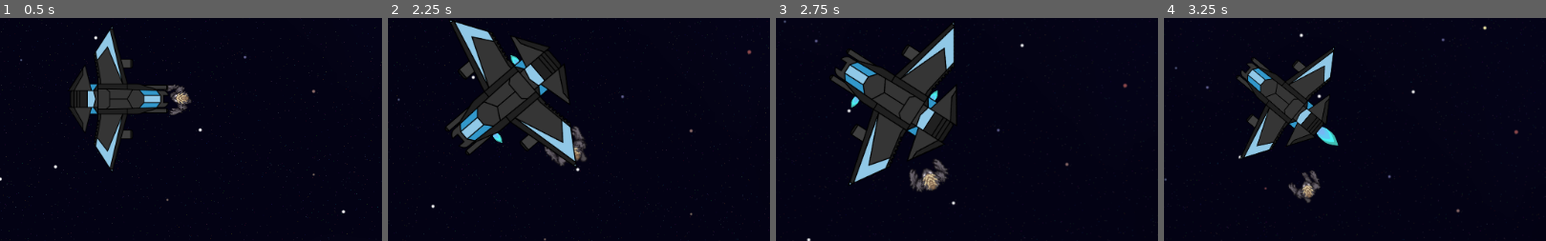
Above: before the commit, frames 1-4 (left to right).
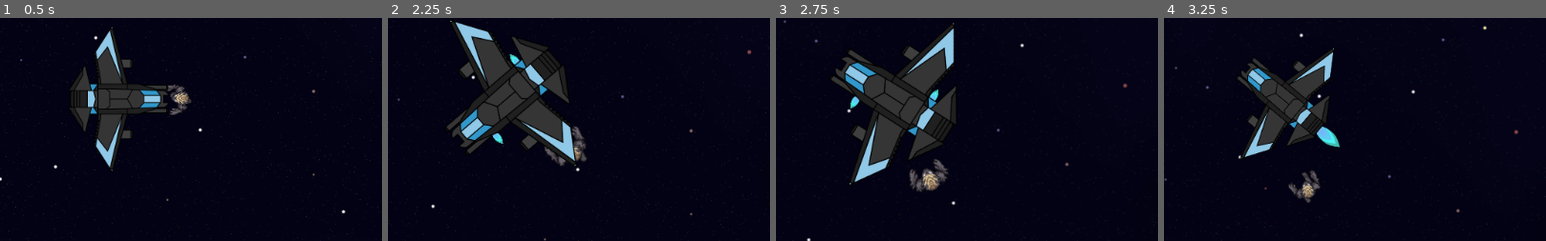
Above: after the commit, the same moments.

Repository: Bradels/minijam2022
Game: Godot game, scene res://Scenes/TestWorld.tscn
Two runs of this game, one before a commit and one after it. Both use one fixed random seed, a clock stepped at 60 frames per second and the inputs below. This scene is started directly instead of the project's main scene.
Inputs (mouse positions are % of the whole screen's width and height, from its top left):
- Up to frame 1 (0.5 s): no input
- Up to frame 2 (2.25 s): move the mouse to (72, 45) at 0.52 s; press the mouse at (72, 45) at 0.53 s; hold D (right) 0.53-1.28 s; move the mouse to (30, 55) at 1.27 s; release the mouse at (30, 55) at 1.28 s; hold S (down) 1.28-2.03 s; right-click (30, 55) at 1.35 s; move the mouse to (60, 28) at 2.02 s; hold D (right) from 2.03 s (still down); hold Mouse wheel up (zoom_in) from 2.03 s (still down)
- Up to frame 3 (2.75 s): keep holding D (right); keep holding Mouse wheel up (zoom_in)
- Up to frame 4 (3.25 s): move the mouse to (45, 70) at 2.77 s; release D (right) at 2.78 s; release Mouse wheel up (zoom_in) at 2.78 s; hold W (ship_forward) from 2.78 s (still down); tap Mouse wheel down (zoom_out) at 2.85 s
The pictures show only the part of the screen within x 34-84%, y 32-82%; the shares and areas given below are measured in that part.

Frame 1 is identical in both runs. In frame 2, less than 0.1% of the frame differs, in the area x 27-35%, y 16-57%; in frame 3, less than 0.1%; in frame 4, 0.1%, in the area x 40-46%, y 48-59%.

Commit message:
Spaceship pew

Diff:
--- a/Scenes/Entities/Spaceship.tscn
+++ b/Scenes/Entities/Spaceship.tscn
@@ -7,6 +7,7 @@
 [ext_resource path="res://Scripts/Entities/Spaceship/Weapons.gd" type="Script" id=5]
 [ext_resource path="res://Scripts/Entities/Spaceship/Camera.gd" type="Script" id=6]
 [ext_resource path="res://Scripts/Entities/Spaceship/HUD.gd" type="Script" id=7]
+[ext_resource path="res://Resources/Audio/Pew.mp3" type="AudioStream" id=8]
 
 [sub_resource type="CircleShape2D" id=12]
 radius = 60.0
@@ -81,6 +82,7 @@
 rotation = 1.5708
 scale = Vector2( 0.5, 0.5 )
 frames = SubResource( 16 )
+frame = 1
 playing = true
 
 [node name="ReverseLeft" type="AnimatedSprite" parent="Thrusters"]
@@ -88,6 +90,7 @@
 rotation = 1.5708
 scale = Vector2( 0.2, 0.2 )
 frames = SubResource( 16 )
+frame = 1
 playing = true
 flip_v = true
 
@@ -96,6 +99,7 @@
 rotation = 1.5708
 scale = Vector2( 0.2, 0.2 )
 frames = SubResource( 16 )
+frame = 1
 playing = true
 flip_v = true
 
@@ -103,6 +107,7 @@
 position = Vector2( 32, -24 )
 scale = Vector2( 0.2, 0.2 )
 frames = SubResource( 16 )
+frame = 1
 playing = true
 flip_v = true
 
@@ -110,6 +115,7 @@
 position = Vector2( -32, -24 )
 scale = Vector2( 0.2, 0.2 )
 frames = SubResource( 16 )
+frame = 1
 playing = true
 flip_v = true
 
@@ -117,12 +123,14 @@
 position = Vector2( 32, 24 )
 scale = Vector2( 0.2, 0.2 )
 frames = SubResource( 16 )
+frame = 1
 playing = true
 
 [node name="RightRear" type="AnimatedSprite" parent="Thrusters"]
 position = Vector2( -32, 24 )
 scale = Vector2( 0.2, 0.2 )
 frames = SubResource( 16 )
+frame = 1
 playing = true
 
 [node name="Weapons" type="Node2D" parent="."]
@@ -139,3 +147,6 @@
 
 [node name="RailgunRight" type="Node2D" parent="Weapons"]
 position = Vector2( 20, 48 )
+
+[node name="Pew" type="AudioStreamPlayer" parent="."]
+stream = ExtResource( 8 )
--- a/Scripts/Entities/Spaceship/Spaceship.gd
+++ b/Scripts/Entities/Spaceship/Spaceship.gd
@@ -12,6 +12,9 @@
 var primary_thrust : int = 256
 var secondary_thrust : int = 128
 
+
+func _ready():
+	($Pew.stream as AudioStreamMP3).loop = false
 
 func _physics_process(delta):
 	thrusters.off()
@@ -55,6 +58,7 @@
 
 	if Input.is_action_pressed('ship_fire_primary'):
 		weapons.fire_primary()
+		$Pew.play(0.0)
 
 	if Input.is_action_pressed('ship_fire_secondary'):
 		weapons.fire_secondary()
Not shown: 1 places in Scenes/Entities/Spaceship.tscn that only renumber resources
Not shown, changed: Resources/Audio/Pew.mp3
